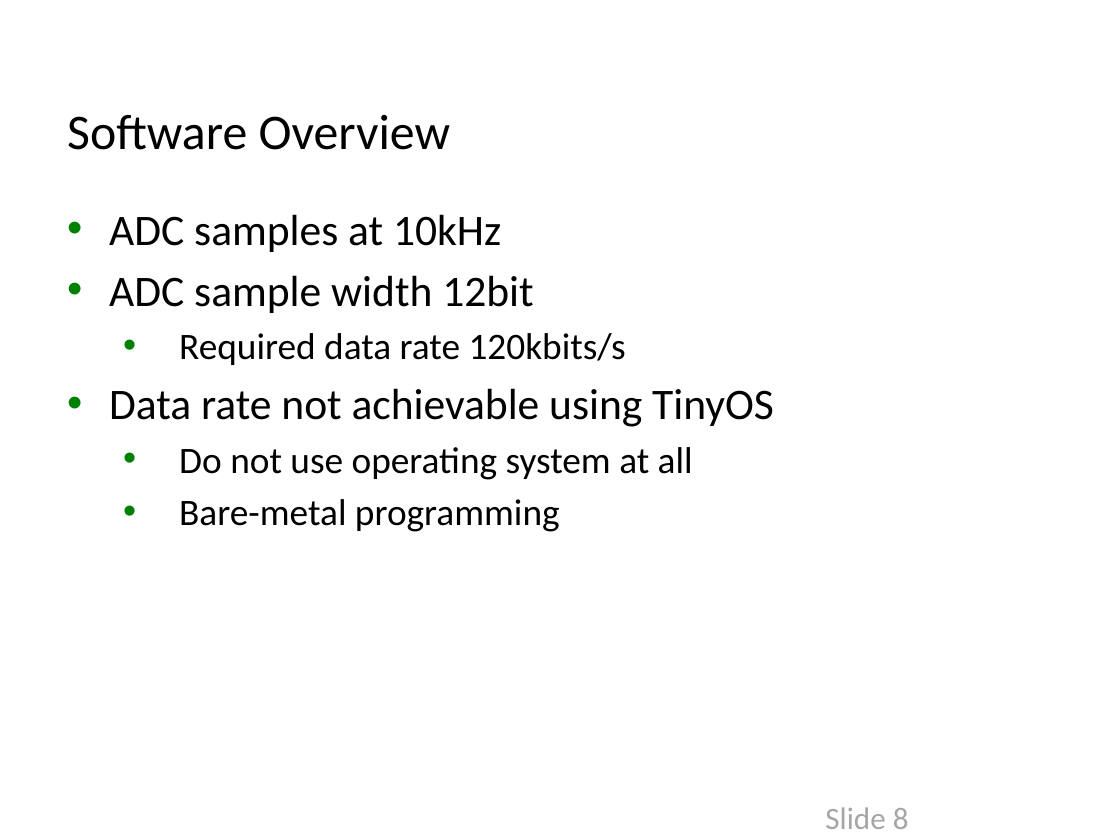
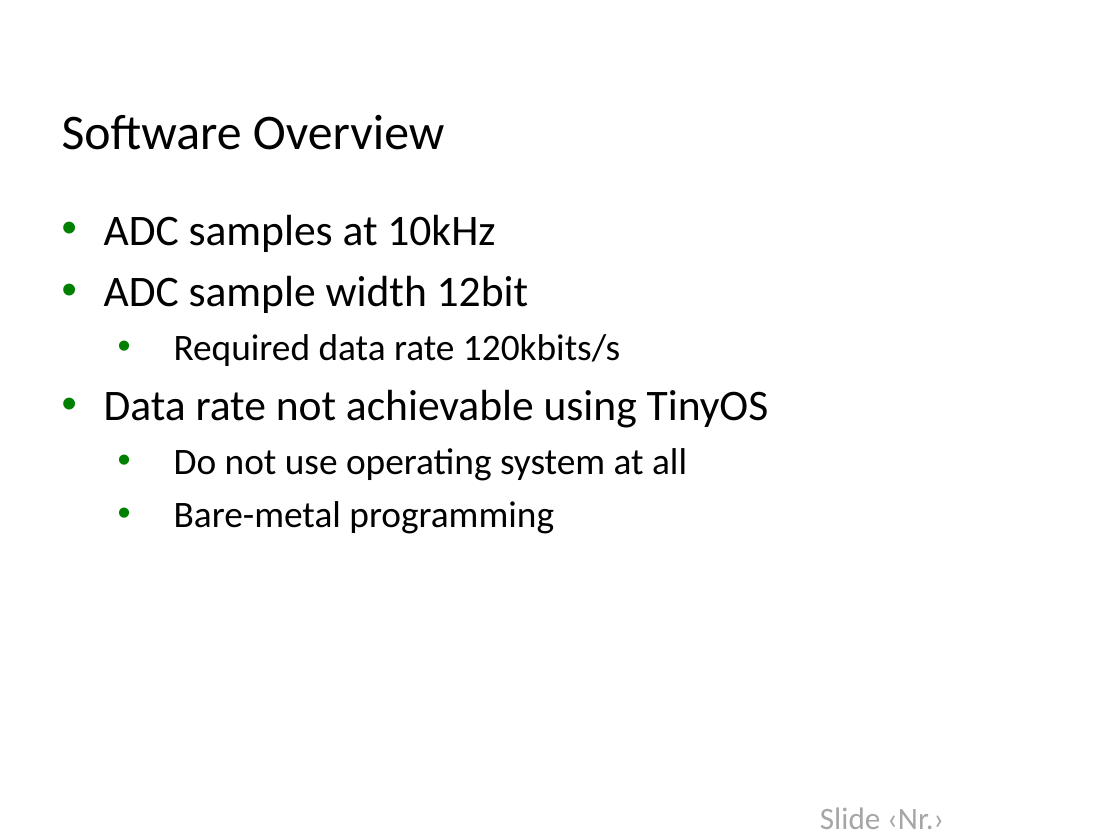
Before and after one commit to jarn0ld/smeagol-walkie-talkie, a slide deck: slide 8 of presentation/smeagol-new.pptx. Drawn at 1120x840 pixels with LibreOffice and Linux fonts; fonts in the diff are those of the drawing; background and template pictures are left out. Boxes give left, top, right and bottom in pixels: in the first picture for what was removed or moved away, otherwise in the second. Text is boxed around its words. In the diff, an @@ line names an element or a change of style, - is before the commit and + after.

```diff
--- a/presentation/smeagol-new.pptx
+++ b/presentation/smeagol-new.pptx
@@ title "Software Overview": place and size @@
-title "Software Overview" at [67,114,451,150]
+title "Software Overview" at [62,114,445,150]
@@ text "ADC samples at 10kHz": place and size @@
-text "ADC samples at 10kHz" at [109,214,774,532]
+text "ADC samples at 10kHz" at [104,214,769,534]
@@ text at [820,807,944,829]: text changed @@
-Slide 8
+Slide ‹Nr.›
```
Also in this commit, not shown: 10 other slides changed, 1 slide added, 1 slide removed.
